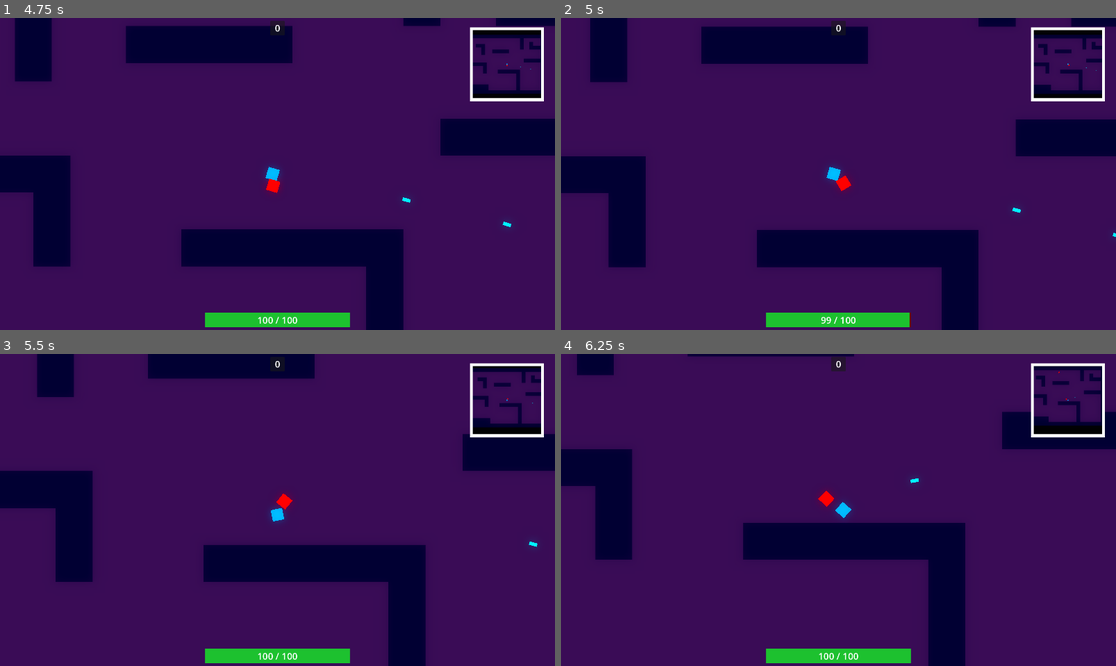
Above: before the commit, frames 1-4 (two rows, left to right).
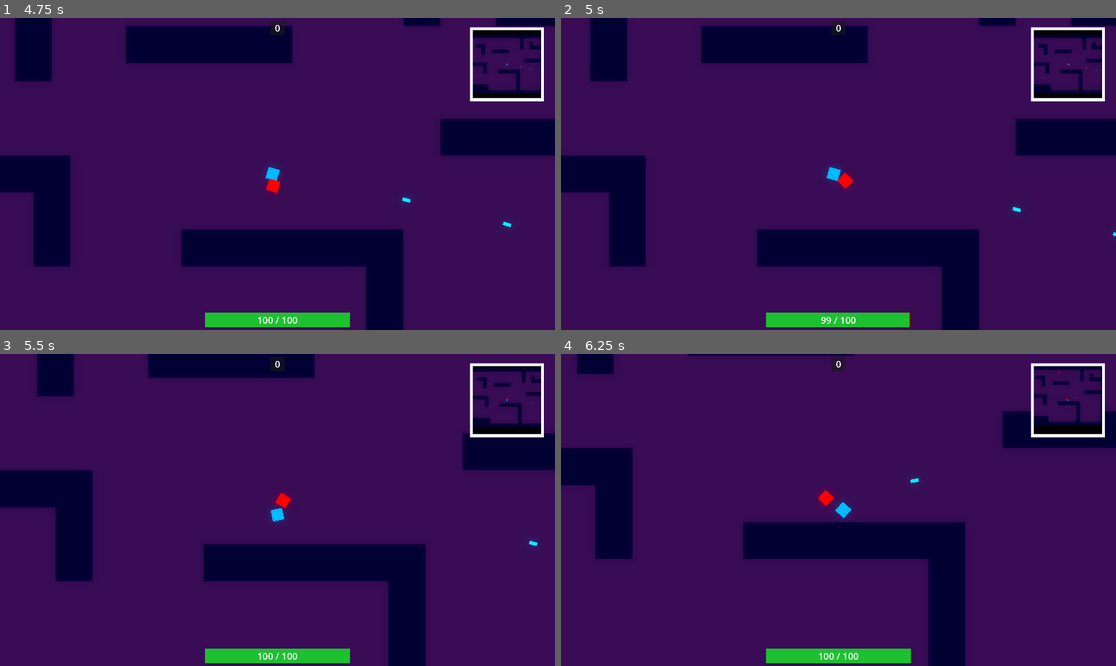
Above: after the commit, the same moments.

Repository: Chebrbober/Geometric-Bullet
Game: Godot game, scene res://stages/game/arena.tscn
Two runs of this game, one before a commit and one after it. Both use one fixed random seed, a clock stepped at 60 frames per second and the inputs below.
Inputs (mouse positions are in pixels of both pictures, inside the frame that each line leads up to):
- Up to frame 1 (4.75 s): tap Enter at 0.5 s; move the mouse to (399, 158) at 0.52 s; press the mouse at (399, 158) at 0.53 s; hold Right (move_right) 0.53-1.28 s; move the mouse to (166, 189) at 1.27 s; release the mouse at (166, 189) at 1.28 s; hold S (move_down) 1.28-2.03 s; click (166, 189) at 1.35 s; move the mouse to (333, 105) at 2.02 s; press the mouse at (333, 105) at 2.03 s; hold Right (move_right) 2.03-2.78 s; move the mouse to (249, 236) at 2.77 s; release the mouse at (249, 236) at 2.78 s; hold W (move_up) 2.78-3.53 s; click (249, 236) at 2.85 s; move the mouse to (444, 220) at 3.52 s; press the mouse at (444, 220) at 3.53 s; hold A (move_left) from 3.53 s (still down); move the mouse to (111, 127) at 4.27 s; release the mouse at (111, 127) at 4.28 s; click (111, 127) at 4.35 s
- Up to frame 2 (5 s): keep holding A (move_left)
- Up to frame 3 (5.5 s): move the mouse to (305, 510) at 5.02 s; release A (move_left) at 5.03 s; press the mouse at (305, 510) at 5.03 s; hold S (move_down) from 5.03 s (still down)
- Up to frame 4 (6.25 s): move the mouse to (755, 432) at 5.77 s; release S (move_down) at 5.78 s; release the mouse at (755, 432) at 5.78 s; hold Right (move_right) from 5.78 s (still down); click (755, 432) at 5.85 s

Frame 1 is identical in both runs. In frame 2, 0.5% of the frame differs, in the area x 0-100%, y 0-100%; in frame 3, 0.4%; in frame 4, 0.5%.

Commit message:
Make the kamikadze fully working

Diff:
--- /dev/null
+++ b/entities/boom_particles.tscn
@@ -0,0 +1,32 @@
+[gd_scene format=3 uid="uid://dd3ce33kswqvr"]
+
+[sub_resource type="Curve" id="Curve_fgd07"]
+_data = [Vector2(0.008408725, 0.988808), 0.0, 0.0, 0, 0, Vector2(1, 0), 0.0, 0.0, 0, 0]
+point_count = 2
+
+[sub_resource type="Gradient" id="Gradient_jo5lq"]
+offsets = PackedFloat32Array(0, 0.46948838, 1)
+colors = PackedColorArray(1, 0.44705883, 0, 1, 0.7898947, 0.59394944, 0.040436186, 1, 0.06471269, 0.06471268, 0.06471268, 1)
+
+[node name="CPUParticles2D" type="CPUParticles2D" unique_id=1749936899]
+amount = 250
+lifetime = 0.5
+one_shot = true
+explosiveness = 1.0
+randomness = 1.0
+emission_shape = 3
+emission_rect_extents = Vector2(1, 1)
+spread = 180.0
+gravity = Vector2(0, 0)
+initial_velocity_min = 50.18
+initial_velocity_max = 400.0
+angular_velocity_min = 14.06
+angular_velocity_max = 183.47
+radial_accel_min = 1.0
+radial_accel_max = 2.0
+scale_amount_max = 10.0
+scale_amount_curve = SubResource("Curve_fgd07")
+color_ramp = SubResource("Gradient_jo5lq")
+color_initial_ramp = SubResource("Gradient_jo5lq")
+hue_variation_min = 0.11
+hue_variation_max = 0.51
--- a/entities/enemies/cube_enemy/cube_enemy.gd
+++ b/entities/enemies/cube_enemy/cube_enemy.gd
@@ -18,14 +18,20 @@
 	wave_manager.enemies_to_kill -= 1
 
 func attack() -> void:
-	for body in bodies_in_area:
+	if not is_instance_valid(target):
+		return
+
+	for body in bodies_in_area.duplicate():
+		if not is_instance_valid(body):
+			bodies_in_area.erase(body)
+			continue
 		if body == target and can_attack:
 			target.take_damage(damage)
 			can_attack = false
 			attack_timer.start()
 
 func move() -> void:
-	if target == null:
+	if not is_instance_valid(target):
 		return
 
 	var direction = (nav_agent.get_next_path_position() - global_position).normalized()
@@ -36,6 +42,9 @@
 		rotation = lerp_angle(rotation, velocity.angle(), 0.2)
 
 func makepath() -> void:
+	if not is_instance_valid(target):
+		return
+
 	nav_agent.target_position = target.global_position
 
 func _on_attack_timer_timeout() -> void:
--- a/entities/enemies/cube_enemy/mini_cube_enemy.tscn
+++ b/entities/enemies/cube_enemy/mini_cube_enemy.tscn
@@ -10,10 +10,9 @@
 radius = 4.0
 
 [node name="MiniCubeEnemy" unique_id=1118549784 instance=ExtResource("1_njewc")]
-spawn_rate = 0.8
 speed = 90.0
-max_health = 7
-damage = 2
+max_health = 7.0
+damage = 2.0
 
 [node name="Polygon2D" parent="." index="0" unique_id=1340460375]
 position = Vector2(4, 4)
--- /dev/null
+++ b/entities/enemies/cube_enemy/mini_kamikadze_enemy.gd
@@ -0,0 +1,77 @@
+class_name MiniKamikadzeEnemy extends CubeEnemy
+
+@export var boom_particles: PackedScene
+@onready var boom_timer: Timer = $BoomTimer
+@onready var beep_light: Polygon2D = %BeepLight
+var is_player_in_area: bool = false
+var entities_in_area: Array[Entity] = []
+var freeze: bool = false
+var is_dying: bool = false
+
+
+func _physics_process(delta: float) -> void:
+	if not freeze:
+		super.move()
+		super.makepath()
+
+func attack() -> void:
+	return
+
+func start_beeping() -> void:
+	if not is_player_in_area:
+		return
+
+	for i in range(3):
+		if boom_timer.wait_time <= 0:
+			die()
+			return
+
+		boom_timer.start()
+		await boom_timer.timeout
+		if not is_player_in_area:
+			return
+		beep()
+
+		var new_time := boom_timer.wait_time - 0.2
+		if new_time <= 0:
+			die()
+			return
+		boom_timer.wait_time = new_time
+
+
+func beep() -> void:
+	if tween:
+		tween.kill()
+	tween = create_tween()
+	tween.tween_property(beep_light, "color", Color.WHITE, 0.05)
+	stun_timer.start()
+
+func die():
+	if is_dying:
+		return
+	is_dying = true
+
+	if Global.node_creation_parent != null:
+		Global.instance_node(boom_particles, global_position, Global.node_creation_parent)
+	call_deferred("_damage_nearby_entities")
+	super.die()
+
+func _damage_nearby_entities() -> void:
+	for body in entities_in_area.duplicate():
+		if is_instance_valid(body) and body is Entity and body != self:
+			body.take_damage(damage)
+
+func _on_area_2d_body_shape_exited(body_rid: RID, body: Node2D, body_shape_index: int, local_shape_index: int) -> void:
+	if body is Player:
+		is_player_in_area = false
+		freeze = false
+	if body is Entity:
+		entities_in_area.erase(body)
+
+func _on_area_2d_body_shape_entered(body_rid: RID, body: Node2D, body_shape_index: int, local_shape_index: int) -> void:
+	if body is Player:
+		is_player_in_area = true
+		start_beeping()
+		freeze = true
+	if body is Entity and body != self:
+		entities_in_area.append(body)
--- /dev/null
+++ b/entities/enemies/cube_enemy/mini_kamikadze_enemy.tscn
@@ -0,0 +1,47 @@
+[gd_scene format=3 uid="uid://7ewcpdm3yp66"]
+
+[ext_resource type="PackedScene" uid="uid://biiyui48anhd" path="res://entities/enemies/cube_enemy/mini_cube_enemy.tscn" id="1_ddd3q"]
+[ext_resource type="Script" uid="uid://b1eh8qh68b7vn" path="res://entities/enemies/cube_enemy/mini_kamikadze_enemy.gd" id="2_fjn4n"]
+[ext_resource type="PackedScene" uid="uid://dd3ce33kswqvr" path="res://entities/boom_particles.tscn" id="3_iwvdb"]
+
+[sub_resource type="CircleShape2D" id="CircleShape2D_iwvdb"]
+resource_local_to_scene = true
+radius = 3.0
+
+[sub_resource type="CircleShape2D" id="CircleShape2D_jo5lq"]
+radius = 28.0
+
+[node name="MiniKamikadzeEnemy" unique_id=1118549784 instance=ExtResource("1_ddd3q")]
+script = ExtResource("2_fjn4n")
+boom_particles = ExtResource("3_iwvdb")
+damage = 15.0
+
+[node name="CollisionShape2D" parent="." index="1" unique_id=2031196477]
+shape = SubResource("CircleShape2D_iwvdb")
+
+[node name="AttackArea" parent="." index="3" unique_id=158472716]
+monitoring = false
+monitorable = false
+
+[node name="Polygon2D2" type="Polygon2D" parent="." index="6" unique_id=526772235]
+color = Color(0, 0, 0, 1)
+polygon = PackedVector2Array(-2, -2, -2, 2, 2, 2, 2, -2)
+
+[node name="BeepLight" type="Polygon2D" parent="." index="7" unique_id=2096461554]
+unique_name_in_owner = true
+color = Color(0.9607843, 0, 0, 1)
+polygon = PackedVector2Array(-1, -1, -1, 1, 1, 1, 1, -1)
+
+[node name="BoomTimer" type="Timer" parent="." index="8" unique_id=1894841367]
+wait_time = 0.5
+
+[node name="ExplosionArea" type="Area2D" parent="." index="9" unique_id=664944401]
+collision_mask = 3
+
+[node name="ExplosionCollision" type="CollisionShape2D" parent="ExplosionArea" index="0" unique_id=1622760694]
+shape = SubResource("CircleShape2D_jo5lq")
+debug_color = Color(0.9919298, 0, 0.26519278, 0.41960785)
+
+[connection signal="timeout" from="BoomTimer" to="." method="_on_boom_timer_timeout"]
+[connection signal="body_shape_entered" from="ExplosionArea" to="." method="_on_area_2d_body_shape_entered"]
+[connection signal="body_shape_exited" from="ExplosionArea" to="." method="_on_area_2d_body_shape_exited"]
--- a/entities/player/player.tscn
+++ b/entities/player/player.tscn
@@ -5,8 +5,7 @@
 [ext_resource type="PackedScene" uid="uid://bo53s6r3ew2pw" path="res://entities/player/bullet/bullet.tscn" id="2_abrql"]
 [ext_resource type="Script" uid="uid://chqw1lp3lywgi" path="res://entities/player/stats_manager.gd" id="4_bls4j"]
 
-[sub_resource type="RectangleShape2D" id="RectangleShape2D_rfe5m"]
-size = Vector2(18, 18)
+[sub_resource type="CircleShape2D" id="CircleShape2D_jx1tm"]
 
 [node name="Player" unique_id=1118549784 instance=ExtResource("1_abrql")]
 collision_mask = 15
@@ -14,8 +13,6 @@
 wall_min_slide_angle = 0.0
 script = ExtResource("1_symyc")
 bullet = ExtResource("2_abrql")
-regeneration_amount = 1.0
-regeneration_interval = null
 speed = 100.0
 max_health = 100.0
 damage = 1.0
@@ -25,7 +22,7 @@
 polygon = PackedVector2Array(-10, -10, -10, 10, 10, 10, 10, -10)
 
 [node name="CollisionShape2D" parent="." index="1" unique_id=2031196477]
-shape = SubResource("RectangleShape2D_rfe5m")
+shape = SubResource("CircleShape2D_jx1tm")
 
 [node name="Camera2D" type="Camera2D" parent="." index="2" unique_id=1592504992]
 zoom = Vector2(2, 2)
--- a/stages/game/arena.tscn
+++ b/stages/game/arena.tscn
@@ -10,6 +10,7 @@
 [ext_resource type="PackedScene" uid="uid://biiyui48anhd" path="res://entities/enemies/cube_enemy/mini_cube_enemy.tscn" id="8_u4cnq"]
 [ext_resource type="PackedScene" uid="uid://6r26cclrysn" path="res://stages/game/upgrade_screen.tscn" id="9_jiu16"]
 [ext_resource type="PackedScene" uid="uid://bl8r4tcto1oal" path="res://entities/health_bar.tscn" id="10_pteoa"]
+[ext_resource type="PackedScene" uid="uid://7ewcpdm3yp66" path="res://entities/enemies/cube_enemy/mini_kamikadze_enemy.tscn" id="11_jx1tm"]
 
 [sub_resource type="Environment" id="Environment_0hxrk"]
 background_mode = 3
@@ -124,7 +125,6 @@
 closed = true
 
 [node name="UpgradeScreen" parent="CanvasLayer" unique_id=1168584678 instance=ExtResource("9_jiu16")]
-process_mode = 3
 visible = false
 top_level = true
 anchors_preset = 15
@@ -138,9 +138,7 @@
 [node name="WaveManager" type="Node" parent="." unique_id=2082375003]
 unique_name_in_owner = true
 script = ExtResource("7_nukx0")
-starting_wave = null
-initial_spawn_interval = null
-enemy_types = Array[PackedScene]([ExtResource("5_6gq3l"), ExtResource("8_u4cnq")])
+enemy_types = Array[PackedScene]([ExtResource("5_6gq3l"), ExtResource("8_u4cnq"), ExtResource("11_jx1tm")])
 spawnable_enemies = Array[PackedScene]([ExtResource("5_6gq3l")])
 
 [connection signal="wave_completed" from="WaveManager" to="." method="_on_wave_completed"]
Not shown, added: entities/enemies/cube_enemy/mini_kamikadze_enemy.gd.uid
